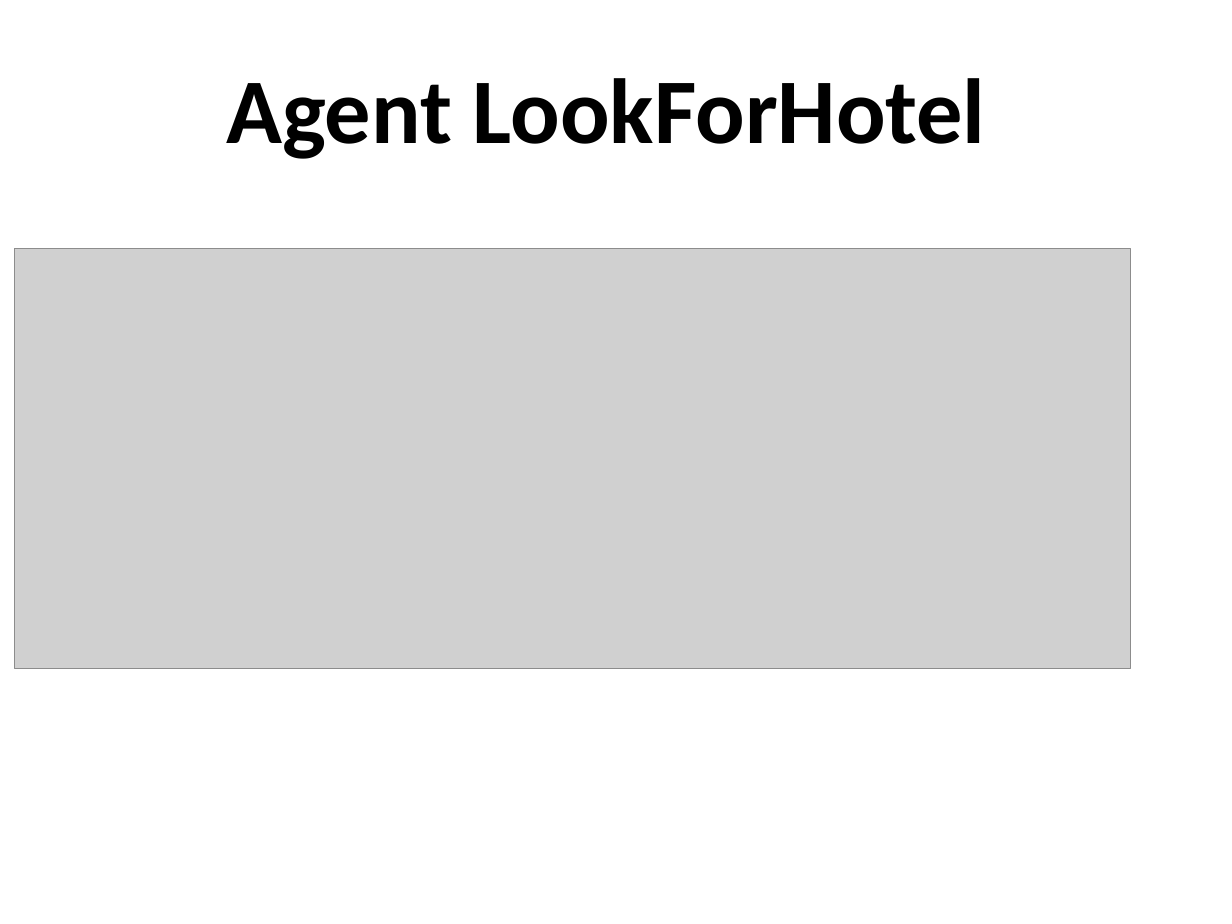
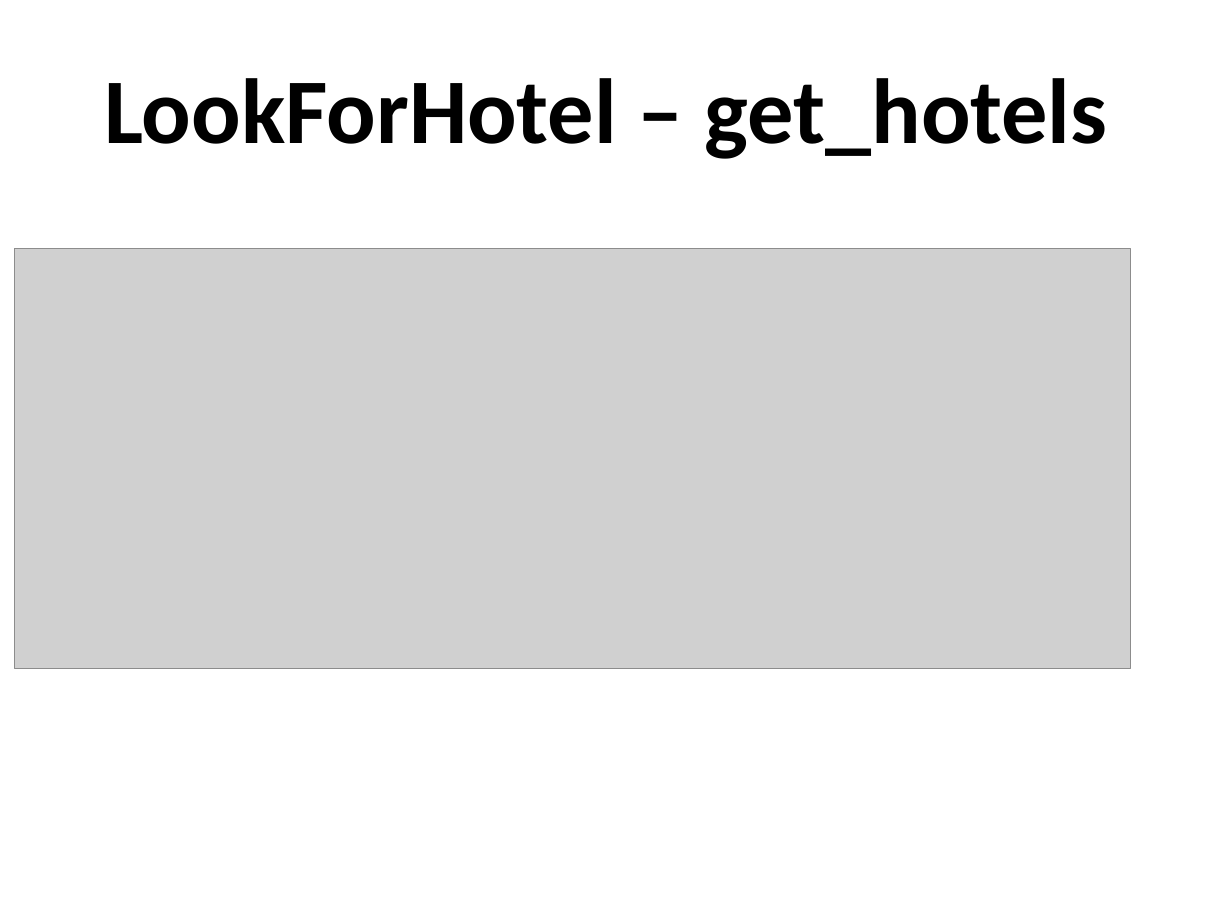
Before and after one commit to EudesRobin/mobilagent, a slide deck: slide 6 of rapport/sout_AR.pptx. Drawn at 1232x924 pixels with LibreOffice and Linux fonts; fonts in the diff are those of the drawing; grey boxes stand for pictures; background and template pictures are left out. Boxes give left, top, right and bottom in pixels: in the first picture for what was removed or moved away, otherwise in the second. Text is boxed around its words. In the diff, an @@ line names an element or a change of style, - is before the commit and + after.

```diff
--- a/rapport/sout_AR.pptx
+++ b/rapport/sout_AR.pptx
@@ text at (x1=104, y1=78, x2=1108, y2=159): text changed @@
-Agent LookForHotel
+LookForHotel – get_hotels
```
Also in this commit, not shown: 1 other slide changed, 1 other file.
